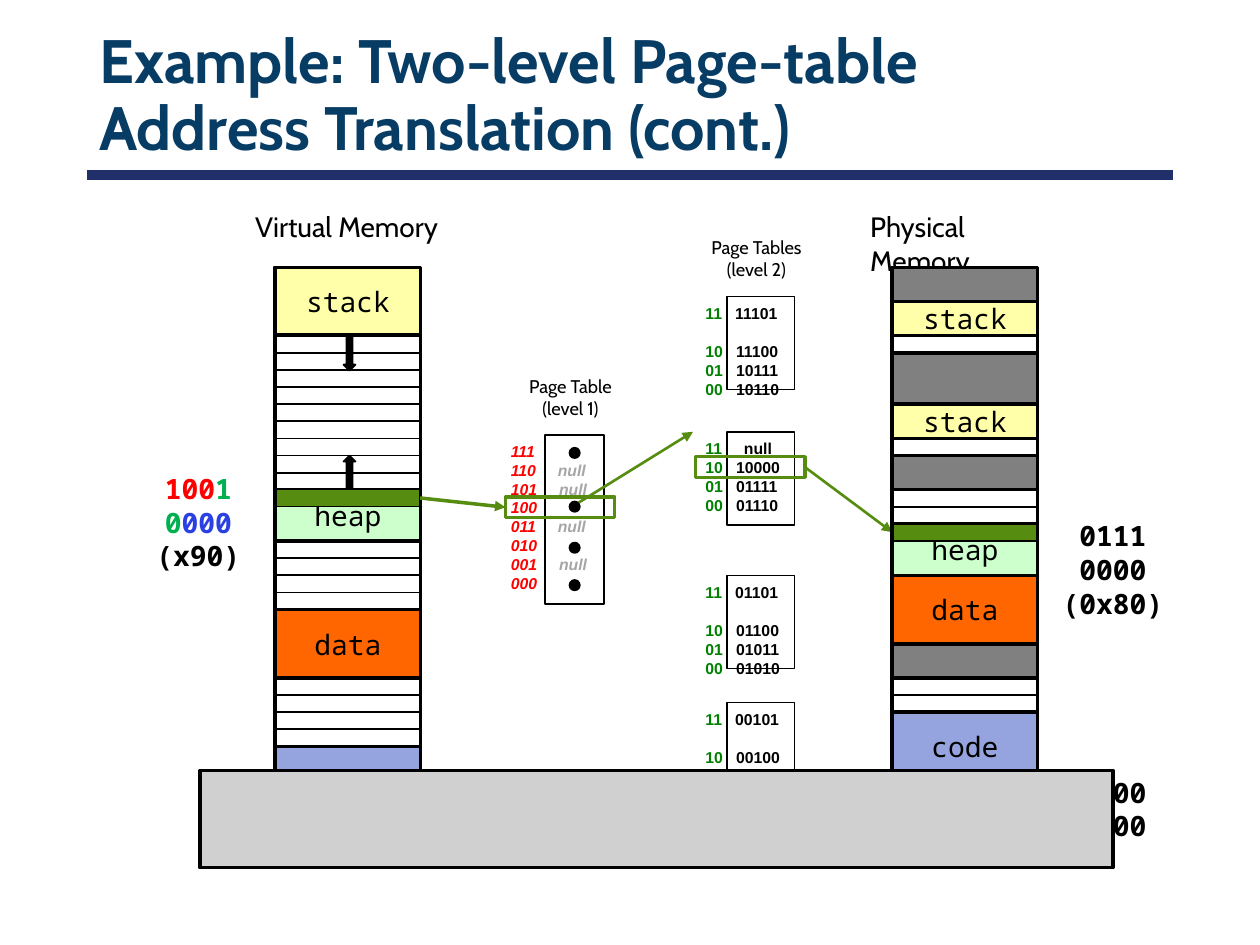
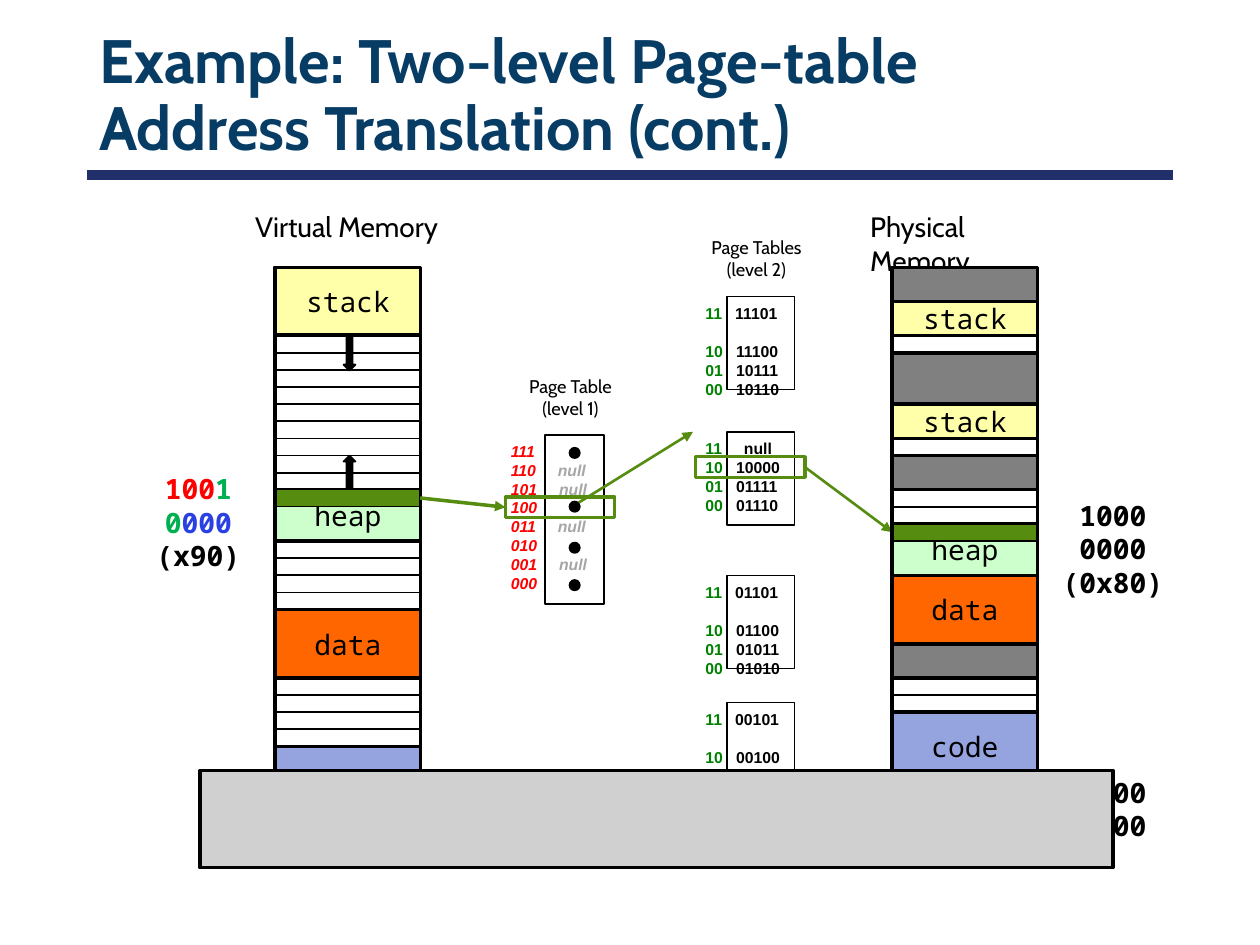
Before and after one commit to smajidzahedi/ECE350, a slide deck: slide 38 of Lectures/07-address.pptx. Drawn at 1260x945 pixels with LibreOffice and Linux fonts; fonts in the diff are those of the drawing; grey boxes stand for pictures. Boxes give left, top, right and bottom in pixels: in the first picture for what was removed or moved away, otherwise in the second. Text is boxed around its words. In the diff, an @@ line names an element or a change of style, - is before the commit and + after.

Commit message:
typo in page table

```diff
--- a/Lectures/07-address.pptx
+++ b/Lectures/07-address.pptx
@@ text "1000 0000": place and size @@
-text "1000 0000" at <box>1063,525,1164,619</box>
+text "1000 0000" at <box>1063,505,1164,598</box>
@@ text at <box>1079,505,1146,560</box>: text changed @@
-0111 0000
+1000 0000
```
Also in this commit, not shown: 1 other slide changed, 1 other file.
